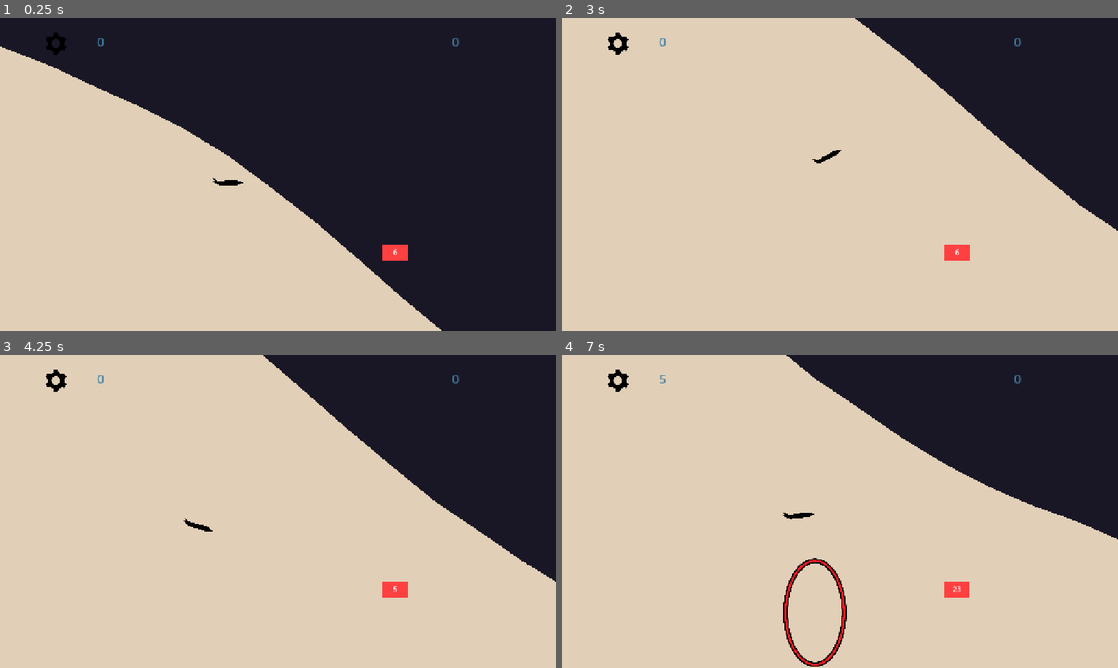
Above: before the commit, frames 1-4 (two rows, left to right).
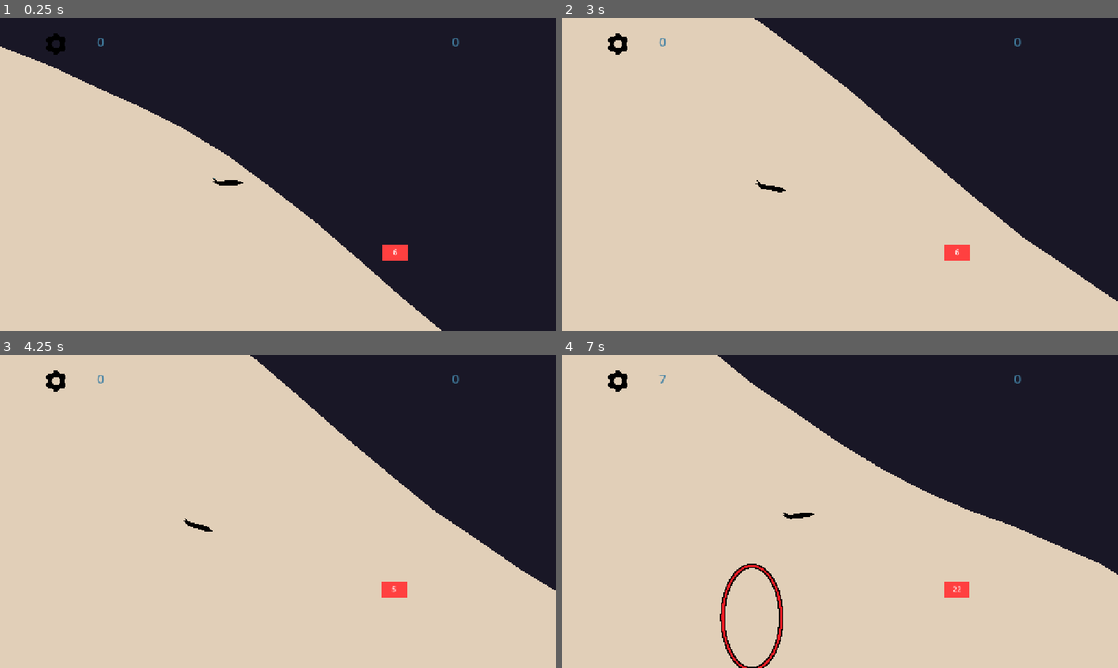
Above: after the commit, the same moments.

Repository: DvirKomlosh/glider
Game: Godot game, scene res://Scences/Main.tscn
The game is run twice, just before and just after one commit, with the same random seed, the same clock (stepped at 60 frames per second) and the same inputs.
Inputs (mouse positions are in pixels of both pictures, inside the frame that each line leads up to):
- Up to frame 1 (0.25 s): no input
- Up to frame 2 (3 s): move the mouse to (962, 158) at 0.52 s; click (962, 158) at 0.67 s; tap Space at 0.77 s; drag from (728, 190) to (1056, 152) at 1.27 s; move the mouse to (895, 105) at 2.02 s; click (895, 105) at 2.17 s; drag from (812, 237) to (673, 127) at 2.77 s
- Up to frame 3 (4.25 s): move the mouse to (444, 558) at 3.52 s; click (444, 558) at 3.67 s; tap Space at 3.77 s
- Up to frame 4 (7 s): drag from (673, 464) to (734, 570) at 4.27 s; move the mouse to (867, 511) at 5.02 s; click (867, 511) at 5.17 s; drag from (756, 433) to (645, 502) at 5.77 s; move the mouse to (962, 495) at 6.52 s; click (962, 495) at 6.67 s; tap Space at 6.77 s

The runs differ from the first frame. In frame 1, less than 0.1% of the frame differs, in the area x 8-12%, y 4-11%; in frame 2, 14%, in the area x 8-100%, y 0-91%; in frame 3, 1.7%; in frame 4, 9.8%.

Commit message:
Added a lot of new stuff
Streak with fire after 3 in a row, restarts after you don't go into a hoop. new option in settings to not show the menu and just immediately reset, and a few cool changes

Diff:
--- a/Scences/Main.tscn
+++ b/Scences/Main.tscn
@@ -329,12 +329,23 @@
 [node name="HeadsUpDisplay" parent="CanvasLayer" unique_id=1157604933 instance=ExtResource("4_8k3tv")]
 mouse_filter = 2
 
+[node name="FireLabel" type="Label" parent="CanvasLayer/HeadsUpDisplay" unique_id=846792421]
+layout_mode = 0
+offset_left = 925.0
+offset_top = 92.0
+offset_right = 1193.0
+offset_bottom = 170.0
+scale = Vector2(1.145, 1.145)
+theme_override_colors/font_color = Color(1, 1, 1, 1)
+theme_override_colors/font_outline_color = Color(0, 0, 0, 1)
+horizontal_alignment = 1
+
 [node name="StreakText" type="Label" parent="CanvasLayer/HeadsUpDisplay" unique_id=45389575]
 layout_mode = 0
-offset_left = 470.0
-offset_top = 89.0
-offset_right = 824.0
-offset_bottom = 247.0
+offset_left = 445.0
+offset_top = 82.0
+offset_right = 799.0
+offset_bottom = 240.0
 pivot_offset = Vector2(104, 46.5)
 theme_override_colors/font_color = Color(1, 0.34901962, 0, 1)
 theme_override_colors/font_outline_color = Color(1, 0.7353949, 0.735709, 1)
@@ -343,16 +354,19 @@
 horizontal_alignment = 1
 
 [node name="settings" parent="CanvasLayer" unique_id=631364563 instance=ExtResource("4_gkwxg")]
-offset_top = 1.0
-offset_bottom = 1.0
+offset_left = 0.0
+offset_top = -1.0
+offset_right = 0.0
+offset_bottom = -1.0
 mouse_filter = 2
 
 [node name="EndScreen" parent="CanvasLayer" unique_id=1034106648 instance=ExtResource("3_c6iph")]
 mouse_filter = 2
 
 [node name="MarginContainer" type="MarginContainer" parent="CanvasLayer" unique_id=1395670762]
+offset_top = 1.0
 offset_right = 158.0
-offset_bottom = 88.0
+offset_bottom = 89.0
 theme_override_constants/margin_left = 100
 theme_override_constants/margin_top = 30
 
--- a/Scences/settings.tscn
+++ b/Scences/settings.tscn
@@ -84,8 +84,8 @@
 
 [sub_resource type="AnimationLibrary" id="AnimationLibrary_gpxaq"]
 _data = {
-"RESET": SubResource("Animation_af0tx"),
-"blur": SubResource("Animation_hbdfn")
+&"RESET": SubResource("Animation_af0tx"),
+&"blur": SubResource("Animation_hbdfn")
 }
 
 [sub_resource type="ShaderMaterial" id="ShaderMaterial_5voxd"]
@@ -93,7 +93,7 @@
 shader = ExtResource("2_0rfml")
 shader_parameter/lod = 0.0
 
-[node name="settings" type="Control"]
+[node name="settings" type="Control" unique_id=558289340]
 process_mode = 3
 layout_mode = 3
 anchors_preset = 15
@@ -105,19 +105,17 @@
 grow_vertical = 2
 script = ExtResource("1_atlmk")
 
-[node name="AnimationPlayer" type="AnimationPlayer" parent="."]
-libraries = {
-"": SubResource("AnimationLibrary_gpxaq")
-}
-
-[node name="Blur" type="ColorRect" parent="."]
+[node name="AnimationPlayer" type="AnimationPlayer" parent="." unique_id=1890958010]
+libraries/ = SubResource("AnimationLibrary_gpxaq")
+
+[node name="Blur" type="ColorRect" parent="." unique_id=747824447]
 material = SubResource("ShaderMaterial_5voxd")
 layout_mode = 0
 offset_right = 1281.0
 offset_bottom = 720.0
 mouse_filter = 2
 
-[node name="PanelContainer" type="PanelContainer" parent="."]
+[node name="PanelContainer" type="PanelContainer" parent="." unique_id=345909974]
 layout_mode = 1
 anchors_preset = 8
 anchor_left = 0.5
@@ -132,7 +130,7 @@
 grow_vertical = 2
 mouse_filter = 2
 
-[node name="MarginContainer" type="MarginContainer" parent="PanelContainer"]
+[node name="MarginContainer" type="MarginContainer" parent="PanelContainer" unique_id=746507430]
 layout_mode = 2
 size_flags_horizontal = 4
 theme_override_constants/margin_left = 30
@@ -140,77 +138,81 @@
 theme_override_constants/margin_right = 30
 theme_override_constants/margin_bottom = 30
 
-[node name="VBoxContainer" type="VBoxContainer" parent="PanelContainer/MarginContainer"]
+[node name="VBoxContainer" type="VBoxContainer" parent="PanelContainer/MarginContainer" unique_id=1503779404]
 layout_mode = 2
 theme_override_constants/separation = 10
 alignment = 1
 
-[node name="Title" type="Label" parent="PanelContainer/MarginContainer/VBoxContainer"]
+[node name="Title" type="Label" parent="PanelContainer/MarginContainer/VBoxContainer" unique_id=603719438]
 layout_mode = 2
 size_flags_horizontal = 4
 theme_override_font_sizes/font_size = 50
 text = "Settings"
 
-[node name="Sliders" type="VBoxContainer" parent="PanelContainer/MarginContainer/VBoxContainer"]
-layout_mode = 2
-
-[node name="SFXLabel" type="Label" parent="PanelContainer/MarginContainer/VBoxContainer/Sliders"]
+[node name="Sliders" type="VBoxContainer" parent="PanelContainer/MarginContainer/VBoxContainer" unique_id=2009091087]
+layout_mode = 2
+
+[node name="SFXLabel" type="Label" parent="PanelContainer/MarginContainer/VBoxContainer/Sliders" unique_id=1415007127]
 layout_mode = 2
 theme_override_font_sizes/font_size = 40
 text = "Sound Effects Volume        "
 
-[node name="SFXVolumeSlider" type="HSlider" parent="PanelContainer/MarginContainer/VBoxContainer/Sliders"]
+[node name="SFXVolumeSlider" type="HSlider" parent="PanelContainer/MarginContainer/VBoxContainer/Sliders" unique_id=1417218750]
 layout_mode = 2
 value = 50.0
 
-[node name="MusicLabel" type="Label" parent="PanelContainer/MarginContainer/VBoxContainer/Sliders"]
+[node name="MusicLabel" type="Label" parent="PanelContainer/MarginContainer/VBoxContainer/Sliders" unique_id=984615942]
 layout_mode = 2
 theme_override_font_sizes/font_size = 40
 text = "Music Volume"
 
-[node name="MusicVolumeSlider" type="HSlider" parent="PanelContainer/MarginContainer/VBoxContainer/Sliders"]
+[node name="MusicVolumeSlider" type="HSlider" parent="PanelContainer/MarginContainer/VBoxContainer/Sliders" unique_id=669196942]
 layout_mode = 2
 value = 50.0
 
-[node name="Checkboxes" type="VBoxContainer" parent="PanelContainer/MarginContainer/VBoxContainer"]
-layout_mode = 2
-
-[node name="Mute" type="HBoxContainer" parent="PanelContainer/MarginContainer/VBoxContainer/Checkboxes"]
+[node name="Checkboxes" type="VBoxContainer" parent="PanelContainer/MarginContainer/VBoxContainer" unique_id=176999844]
+layout_mode = 2
+
+[node name="Mute" type="HBoxContainer" parent="PanelContainer/MarginContainer/VBoxContainer/Checkboxes" unique_id=345087177]
 layout_mode = 2
 theme_override_constants/separation = 5
 
-[node name="MuteCheckBox" type="CheckBox" parent="PanelContainer/MarginContainer/VBoxContainer/Checkboxes/Mute"]
-layout_mode = 2
-
-[node name="MuteLabel" type="Label" parent="PanelContainer/MarginContainer/VBoxContainer/Checkboxes/Mute"]
+[node name="MuteCheckBox" type="CheckBox" parent="PanelContainer/MarginContainer/VBoxContainer/Checkboxes/Mute" unique_id=683090898]
+layout_mode = 2
+
+[node name="MuteLabel" type="Label" parent="PanelContainer/MarginContainer/VBoxContainer/Checkboxes/Mute" unique_id=42857297]
 layout_mode = 2
 text = "Mute"
 
-[node name="Vibrations" type="HBoxContainer" parent="PanelContainer/MarginContainer/VBoxContainer/Checkboxes"]
+[node name="Vibrations" type="HBoxContainer" parent="PanelContainer/MarginContainer/VBoxContainer/Checkboxes" unique_id=33643875]
 layout_mode = 2
 theme_override_constants/separation = 5
 
-[node name="VibrationsCheckBox" type="CheckBox" parent="PanelContainer/MarginContainer/VBoxContainer/Checkboxes/Vibrations"]
+[node name="VibrationsCheckBox" type="CheckBox" parent="PanelContainer/MarginContainer/VBoxContainer/Checkboxes/Vibrations" unique_id=1859796593]
 layout_mode = 2
 button_pressed = true
 
-[node name="VibrationsLabel" type="Label" parent="PanelContainer/MarginContainer/VBoxContainer/Checkboxes/Vibrations"]
+[node name="VibrationsLabel" type="Label" parent="PanelContainer/MarginContainer/VBoxContainer/Checkboxes/Vibrations" unique_id=390504063]
 layout_mode = 2
 text = "Vibrations"
 
-[node name="ScreenShake" type="HBoxContainer" parent="PanelContainer/MarginContainer/VBoxContainer/Checkboxes"]
+[node name="ScreenShake" type="HBoxContainer" parent="PanelContainer/MarginContainer/VBoxContainer/Checkboxes" unique_id=487573850]
 layout_mode = 2
 theme_override_constants/separation = 5
 
-[node name="ScreenShakeCheckBox" type="CheckBox" parent="PanelContainer/MarginContainer/VBoxContainer/Checkboxes/ScreenShake"]
+[node name="ScreenShakeCheckBox" type="CheckBox" parent="PanelContainer/MarginContainer/VBoxContainer/Checkboxes/ScreenShake" unique_id=1500877302]
 layout_mode = 2
 button_pressed = true
 
-[node name="ScreenShakeLabel" type="Label" parent="PanelContainer/MarginContainer/VBoxContainer/Checkboxes/ScreenShake"]
+[node name="ScreenShakeLabel" type="Label" parent="PanelContainer/MarginContainer/VBoxContainer/Checkboxes/ScreenShake" unique_id=322373138]
 layout_mode = 2
 text = "Screen Shake"
 
-[node name="resume" type="Button" parent="PanelContainer/MarginContainer/VBoxContainer"]
+[node name="RespawnCheckBox" type="CheckBox" parent="PanelContainer/MarginContainer/VBoxContainer/Checkboxes" unique_id=148176097]
+layout_mode = 2
+text = "Instant Respawn?"
+
+[node name="resume" type="Button" parent="PanelContainer/MarginContainer/VBoxContainer" unique_id=1737646180]
 layout_mode = 2
 theme_override_font_sizes/font_size = 50
 disabled = true
@@ -221,4 +223,5 @@
 [connection signal="toggled" from="PanelContainer/MarginContainer/VBoxContainer/Checkboxes/Mute/MuteCheckBox" to="." method="_update_settings"]
 [connection signal="toggled" from="PanelContainer/MarginContainer/VBoxContainer/Checkboxes/Vibrations/VibrationsCheckBox" to="." method="_update_settings"]
 [connection signal="toggled" from="PanelContainer/MarginContainer/VBoxContainer/Checkboxes/ScreenShake/ScreenShakeCheckBox" to="." method="_update_settings"]
+[connection signal="toggled" from="PanelContainer/MarginContainer/VBoxContainer/Checkboxes/RespawnCheckBox" to="." method="_on_respawn_check_box_toggled"]
 [connection signal="pressed" from="PanelContainer/MarginContainer/VBoxContainer/resume" to="." method="close_settings"]
--- a/Scripts/Main.gd
+++ b/Scripts/Main.gd
@@ -8,6 +8,7 @@
 
 var vibrations
 var screenshake
+var respawn_after_death = false
 
 var difficulty_level = 0
 
@@ -72,16 +73,22 @@
 
 
 func _set_game_over() -> void:
+	is_game_over = true
+	if respawn_after_death:
+		await get_tree().create_timer(2.0).timeout
+		get_tree().reload_current_scene()
+		return
+
 	_save_score()
 	animation_player.play("death")
 	end_screen.set_scores(score, best_score, distance, best_distance)
-	is_game_over = true
 
 func _in_hoop() -> void:
 	if not is_game_over:
 		glider.in_hoop(combo)
 		score += combo
 		combo += 1
+		heads_up_display.update_fire_streak(combo)
 		heads_up_display.show_streak_message(combo)
 
 		animation_player.seek(0, true)
@@ -89,11 +96,13 @@
 
 func _out_hoop() -> void:
 	combo = 1
+	heads_up_display.update_fire_streak(combo)
 
 func _ready() -> void:
 	_load_score()
 	load_settings()
 	music.playing = true
+	AudioServer.set_bus_mute(AudioServer.get_bus_index("Music"), false)
 	glider.position = starting_glider_position
 
 func _calculate_difficulty() -> float:
@@ -132,6 +141,7 @@
 	AudioServer.set_bus_mute(MASTER_BUS_ID, settings.mute)
 	vibrations = settings.vibrations
 	screenshake = settings.screenshake
+	respawn_after_death = settings.respawn_after_death
 	camera.set_screenshake(screenshake)
 
 func load_settings():
@@ -158,3 +168,6 @@
 func _on_resume() -> void:
 	rings.set_all_indicators()
 	animation_player.play_backwards("hide_settings_button")
+
+func _on_settings_updated(new_settings: Settings) -> void:
+	settings = new_settings
--- a/Scripts/heads_up_display.gd
+++ b/Scripts/heads_up_display.gd
@@ -44,3 +44,26 @@
 	_streak_tween.tween_property(streak_text, "scale", Vector2(1.2, 1.2), 0.1)
 	_streak_tween.tween_property(streak_text, "scale", Vector2(1.0, 1.0), 0.1)
 	_streak_tween.tween_property(streak_text, "modulate:a", 0.0, 0.5).set_delay(1.0)
+
+@onready var fire_label: Label = $FireLabel
+
+func update_fire_streak(current_combo: int) -> void:
+	if current_combo <= 1:
+		fire_label.text = ""
+		return
+
+	var emojis = ""
+	var streak_number = current_combo - 1
+
+	if streak_number >= 10:
+		emojis = "🔥🔥🔥"
+	elif streak_number >= 5:
+		emojis = "🔥🔥"
+	elif streak_number >= 3:
+		emojis = "🔥"
+
+	fire_label.text = emojis + " " + str(streak_number)
+
+	var tween = create_tween()
+	tween.tween_property(fire_label, "scale", Vector2(1.2, 1.2), 0.05)
+	tween.tween_property(fire_label, "scale", Vector2(1.0, 1.0), 0.05)
--- a/Scripts/settings.gd
+++ b/Scripts/settings.gd
@@ -7,3 +7,4 @@
 @export var mute: bool = false
 @export var vibrations: bool = true
 @export var screenshake: bool = true
+@export var respawn_after_death: bool = false
--- a/Scripts/settings_screen.gd
+++ b/Scripts/settings_screen.gd
@@ -15,7 +15,7 @@
 @onready var screen_shake_check_box: CheckBox = $PanelContainer/MarginContainer/VBoxContainer/Checkboxes/ScreenShake/ScreenShakeCheckBox
 @onready var vibrations_check_box: CheckBox = $PanelContainer/MarginContainer/VBoxContainer/Checkboxes/Vibrations/VibrationsCheckBox
 @onready var mute_check_box: CheckBox = $PanelContainer/MarginContainer/VBoxContainer/Checkboxes/Mute/MuteCheckBox
-
+@onready var respawn_check_box: CheckBox = $PanelContainer/MarginContainer/VBoxContainer/Checkboxes/RespawnCheckBox
 
 func _update_settings(value) -> void:
 	var settings = _get_current_settings()
@@ -29,14 +29,19 @@
 	settings.vibrations = vibrations_check_box.button_pressed
 	settings.screenshake = screen_shake_check_box.button_pressed
 	settings.mute = mute_check_box.button_pressed
+	settings.respawn_after_death = respawn_check_box.button_pressed
 	return settings
 
 func set_settings(settings: Settings):
+	if not is_node_ready():
+		await ready
+
 	sfx_volume_slider.value = settings.sfx_volume
 	music_volume_slider.value = settings.music_volume
 	vibrations_check_box.button_pressed = settings.vibrations
 	screen_shake_check_box.button_pressed = settings.screenshake
 	mute_check_box.button_pressed = settings.mute
+	respawn_check_box.button_pressed = settings.respawn_after_death
 
 
 func open_settings() -> void:
@@ -59,3 +64,9 @@
 	animation_player.play_backwards("blur")
 	save_settings.emit()
 	resume_game.emit()
+
+
+
+
+func _on_respawn_check_box_toggled(toggled_on: bool) -> void:
+	_update_settings(toggled_on)
Not shown: 1 places in Scences/settings.tscn that only renumber resources
